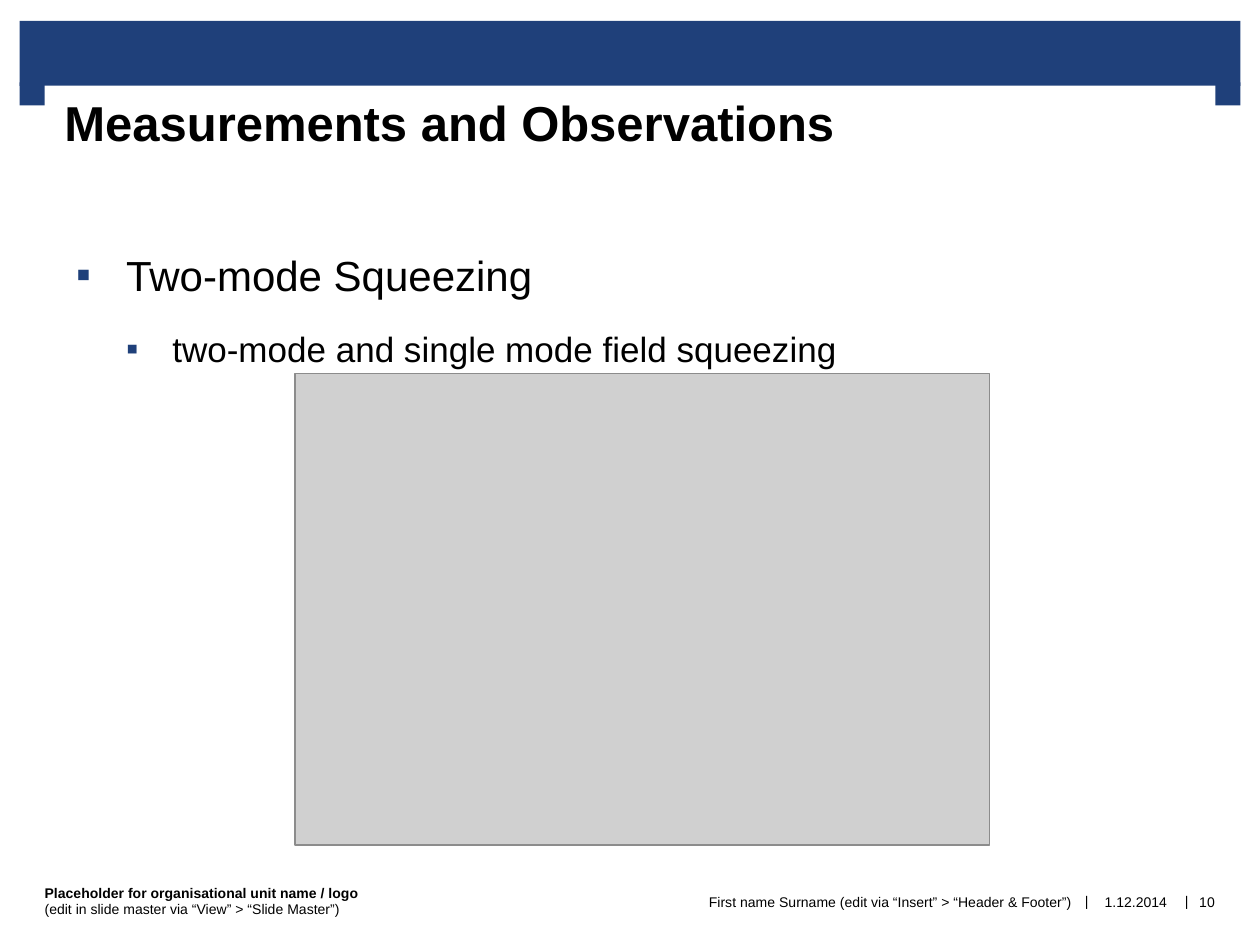
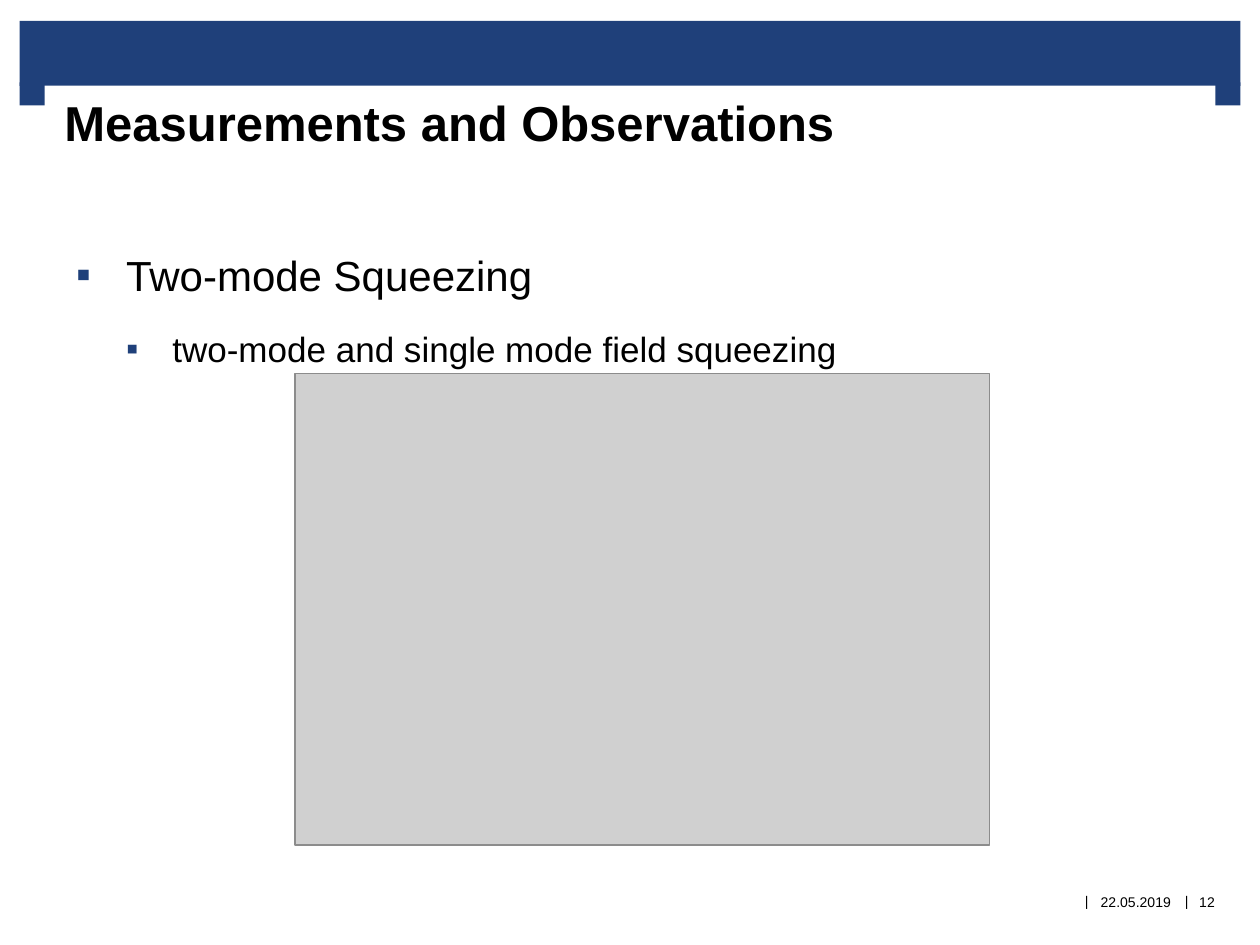
Before and after one commit to comet100/QMO_2019_Seminar, a slide deck: slide 12 of QMO_2019_prepsentation_draft1.pptx (slide 10 before the commit). Drawn at 1260x945 pixels with LibreOffice and Linux fonts; fonts in the diff are those of the drawing; grey boxes stand for pictures; background and template pictures are left out. Boxes give left, top, right and bottom in pixels: in the first picture for what was removed or moved away, otherwise in the second. Text is boxed around its words. In the diff, an @@ line names an element or a change of style, - is before the commit and + after.

```diff
--- a/QMO_2019_prepsentation_draft1.pptx
+++ b/QMO_2019_prepsentation_draft1.pptx
@@ text removed at (45,888,358,917) @@
-Placeholder for organisational unit name / logo
-(edit in slide master via “View” > “Slide Master”)
@@ text removed at (709,897,1071,910) @@
-First name Surname (edit via “Insert” > “Header & Footer”)
@@ text at (1101,897,1171,907): text changed @@
-1.12.2014
+22.05.2019
@@ page number at (1199,897,1215,907): text changed @@
-10
+12
```
Also in this commit, not shown: 10 other slides changed, 3 slides added, 1 slide removed.
